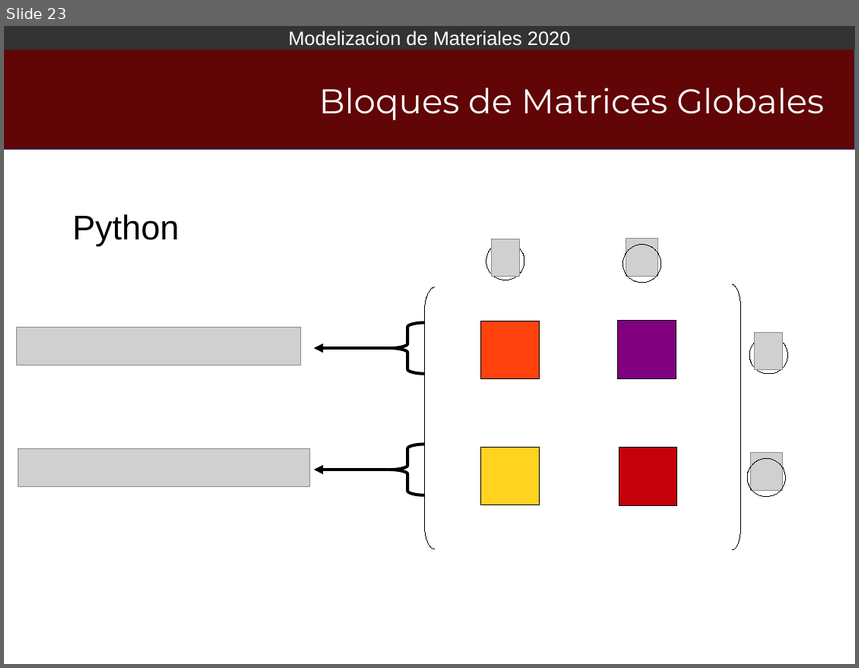
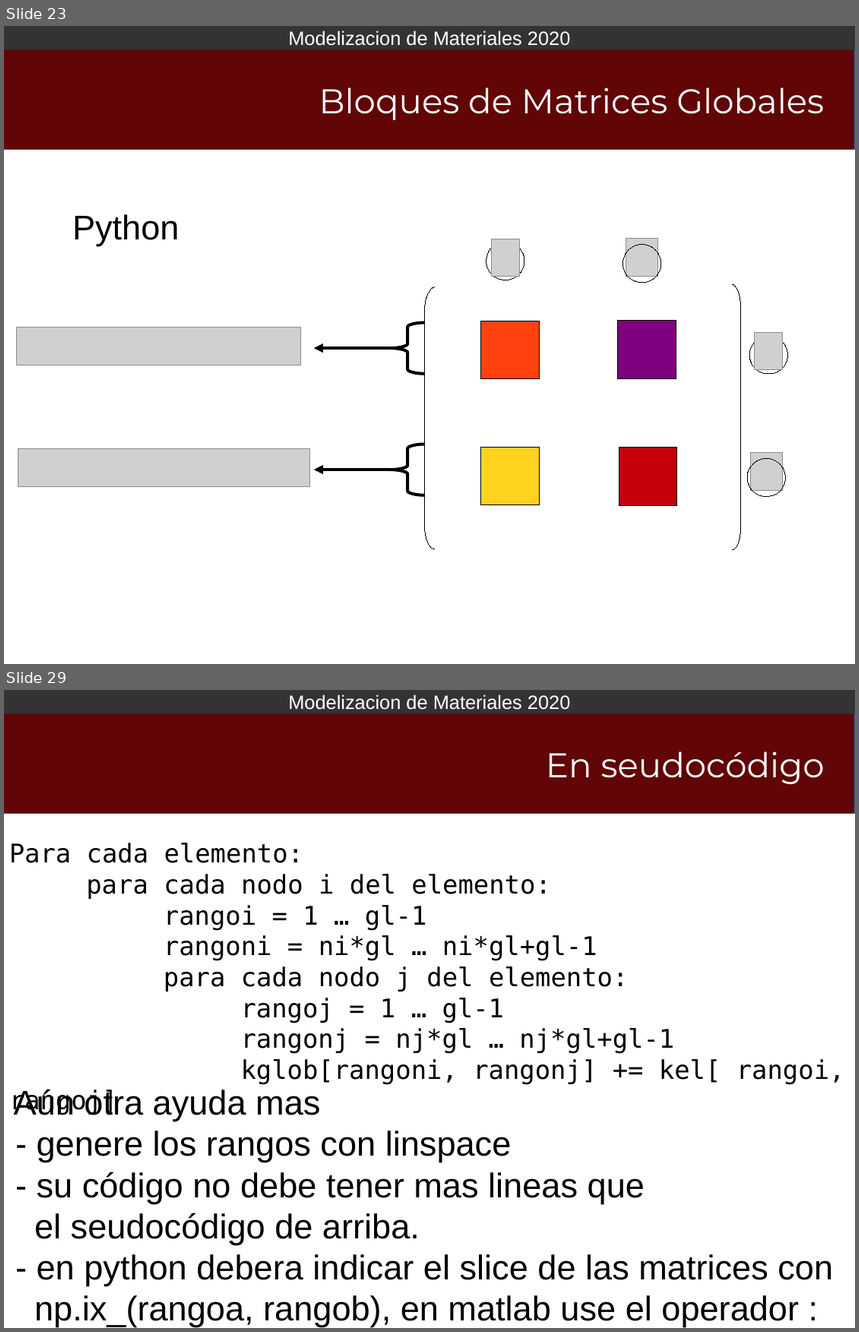
Before and after one commit to Modelizacion-de-Materiales/ModelizacionApuntesPresentaciones, a slide deck: 004-MEF02/Libreoffice/MEF02_2020.odp. Shown one above the other, each under a label of ours: slide 23 before the commit, slides 23 and 29 after it; the slides between them are not shown. The pictures are 859x668 and 859x1332 pixels, drawn with LibreOffice and Linux fonts; fonts in the diff are those of the drawing; grey boxes stand for pictures; background and template pictures are left out. Boxes give left, top, right and bottom in pixels: in the first picture for what was removed or moved away, otherwise in the second. Text is boxed around its words. In the diff, an @@ line names an element or a change of style, - is before the commit and + after.

Commit message:
agrego diapos para clarificar ensamble

```diff
--- a/004-MEF02/Libreoffice/MEF02_2020.odp
+++ b/004-MEF02/Libreoffice/MEF02_2020.odp
@@ slide 29 added at <box>4,690,855,1328</box>, background #FFFFFF; not listed: 2 template elements that a slide beside it also shows @@
@@ title added at <box>546,752,825,784</box>, 32 pt, text #FFFFFF @@
+En seudocódigo
@@ text added at <box>9,843,845,1116</box>, 24 pt, text #000000 @@
+Para cada elemento:
+para cada nodo i del elemento:
+rangoi = 1 … gl-1
+rangoni = ni*gl … ni*gl+gl-1
+para cada nodo j del elemento:
+rangoj = 1 … gl-1
+rangonj = nj*gl … nj*gl+gl-1
+kglob[rangoni, rangonj] += kel[ rangoi, rangoj]
@@ text added at <box>14,1089,833,1328</box>, 32 pt, text #000000 @@
+Aún otra ayuda mas
+- genere los rangos con linspace
+- su código no debe tener mas lineas que
+el seudocódigo de arriba.
+- en python debera indicar el slice de las matrices con
+np.ix_(rangoa, rangob), en matlab use el operador :
```
Also in this commit, not shown: 9 slides changed, 5 other slides added.
